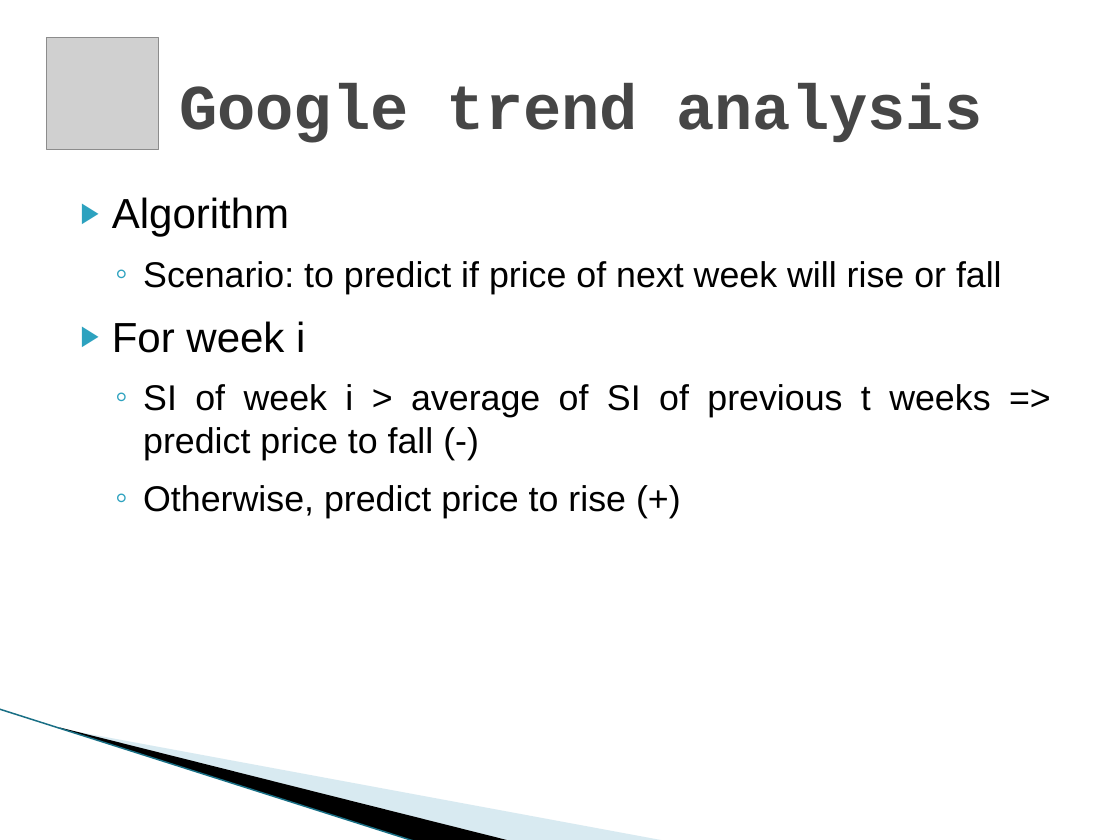
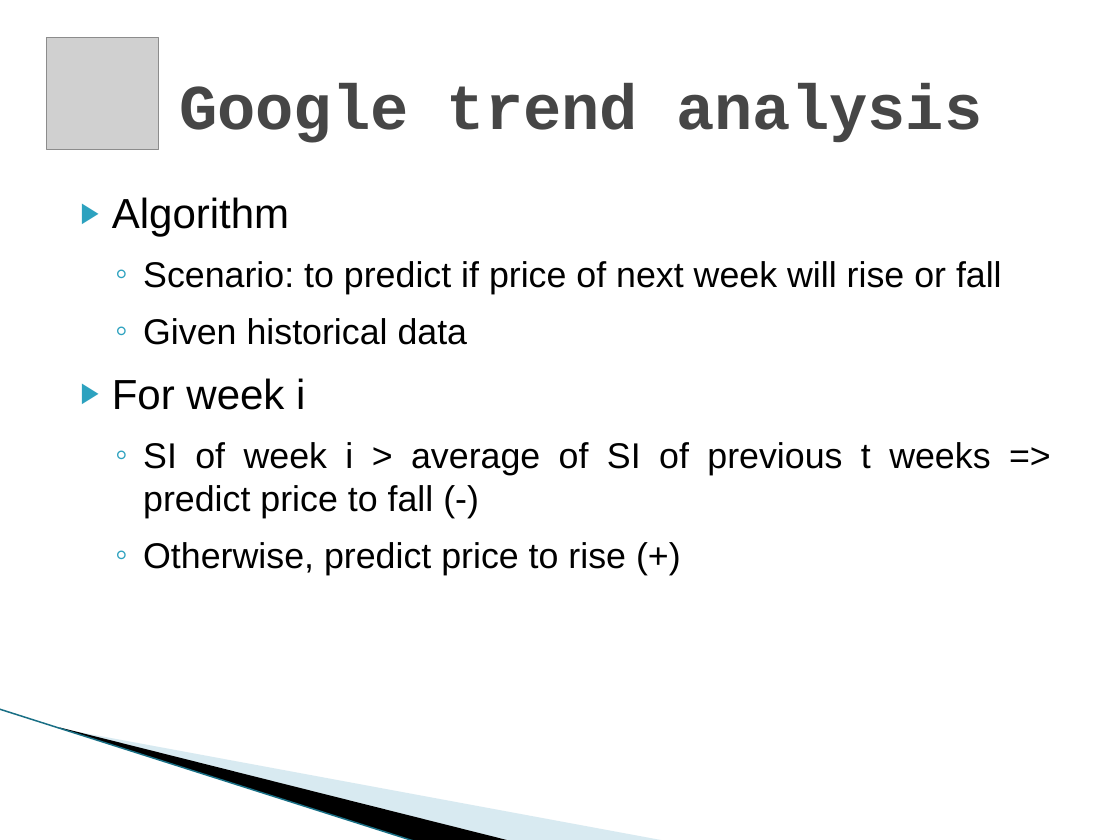
Before and after one commit to yyl/btc-price-analysis, a slide deck: slide 18 of DM_Project.pptx. Drawn at 1120x840 pixels with LibreOffice and Linux fonts; fonts in the diff are those of the drawing; grey boxes stand for pictures; background and template pictures are left out. Boxes give left, top, right and bottom in pixels: in the first picture for what was removed or moved away, otherwise in the second. Text is boxed around its words. In the diff, an @@ line names an element or a change of style, - is before the commit and + after.

```diff
--- a/DM_Project.pptx
+++ b/DM_Project.pptx
@@ text at [143, 318, 468, 345]: paragraph added @@
+  ◦ Given historical data
```
Also in this commit, not shown: 7 other slides changed.
